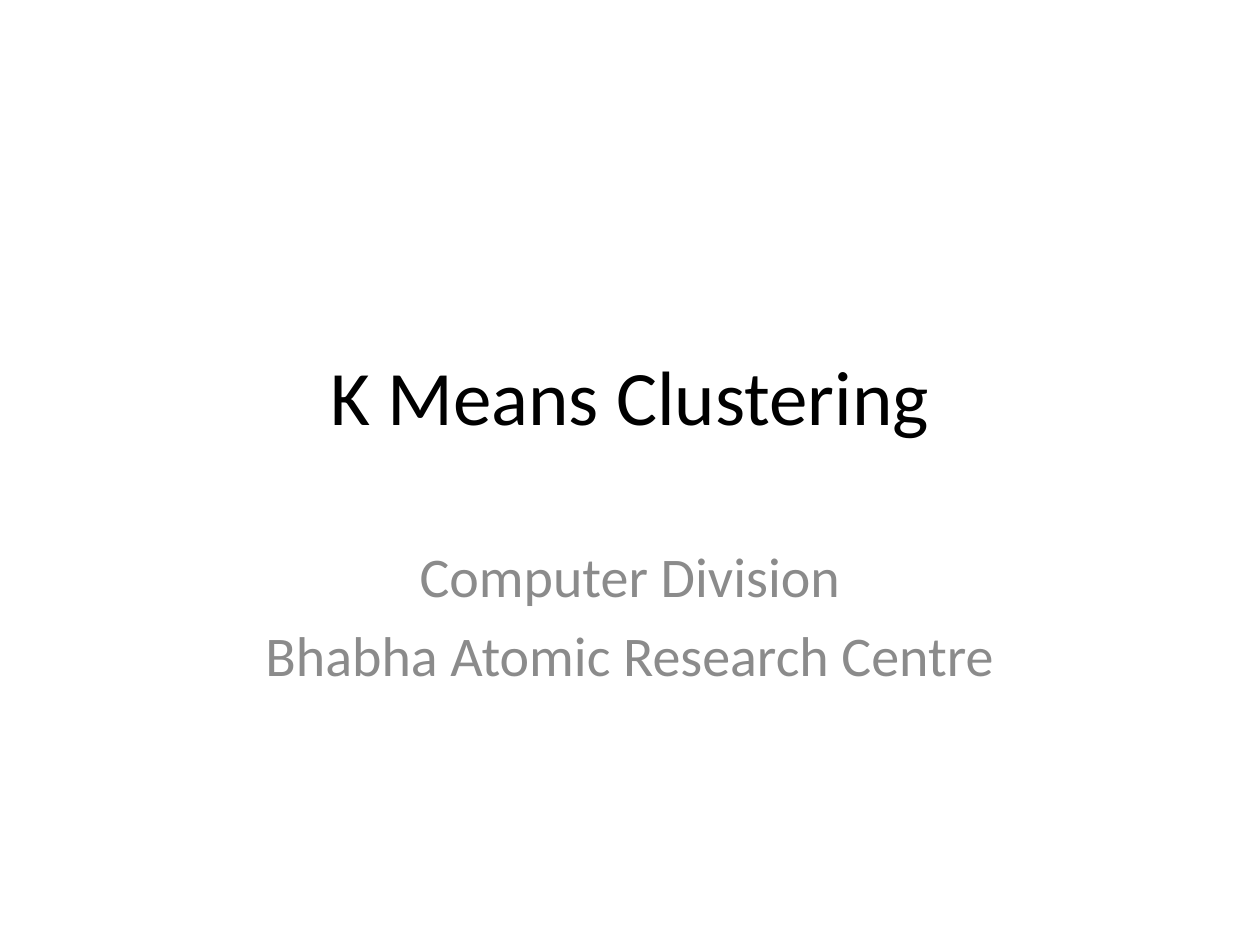
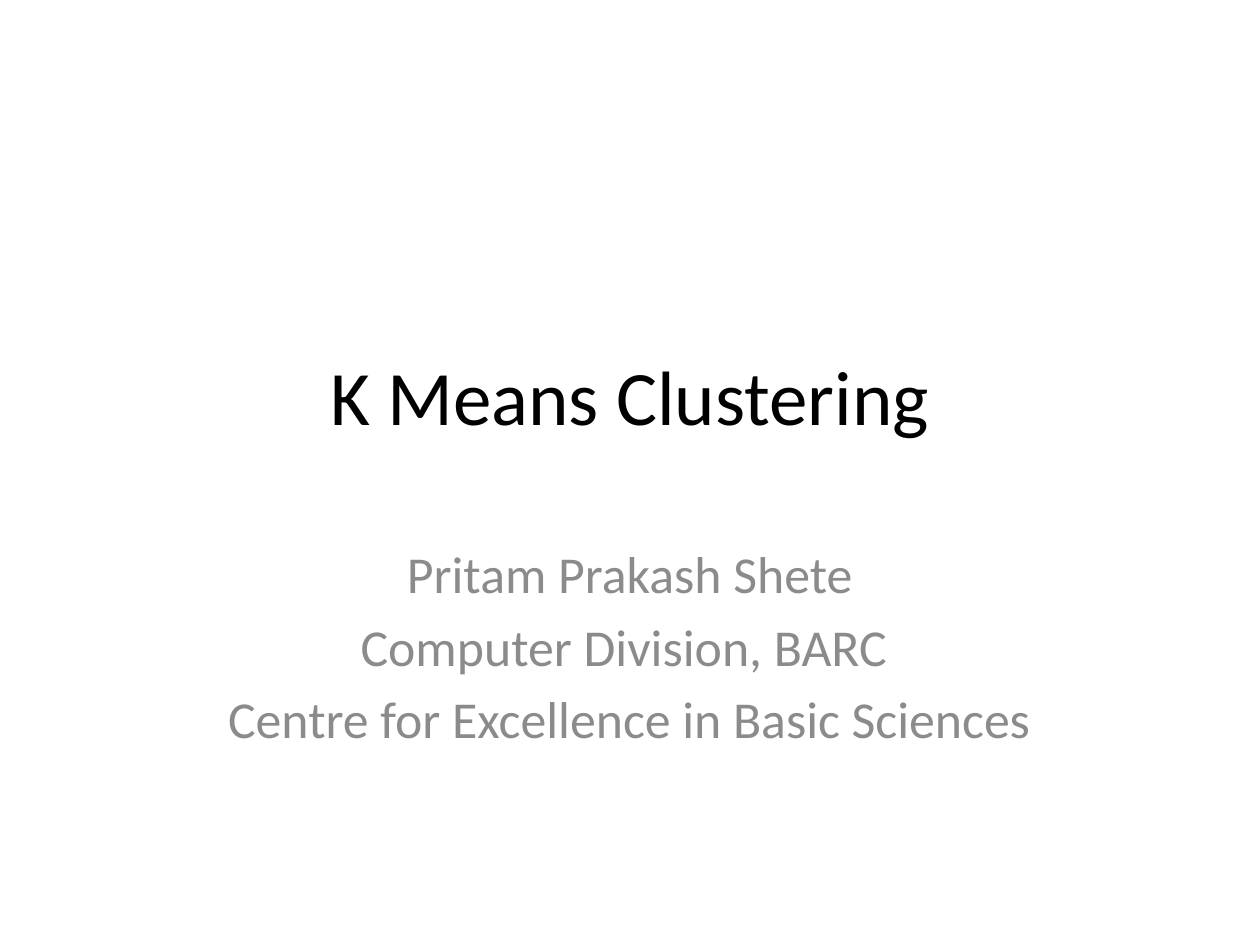
Before and after one commit to look4pritam/ArtificialIntelligence, a slide deck: slide 1 of MachineLearning/K-MeansClustering/K-MeansClustering.pptx. Drawn at 1260x945 pixels with LibreOffice and Linux fonts; fonts in the diff are those of the drawing. Boxes give left, top, right and bottom in pixels: in the first picture for what was removed or moved away, otherwise in the second. Text is boxed around its words. In the diff, an @@ line names an element or a change of style, - is before the commit and + after.

```diff
--- a/MachineLearning/K-MeansClustering/K-MeansClustering.pptx
+++ b/MachineLearning/K-MeansClustering/K-MeansClustering.pptx
@@ subtitle at (x1=228, y1=557, x2=1030, y2=739): text changed; size 32 to 29.6 pt @@
-Computer Division
-Bhabha Atomic Research Centre
+Pritam Prakash Shete
+Computer Division, BARC
+Centre for Excellence in Basic Sciences
```
